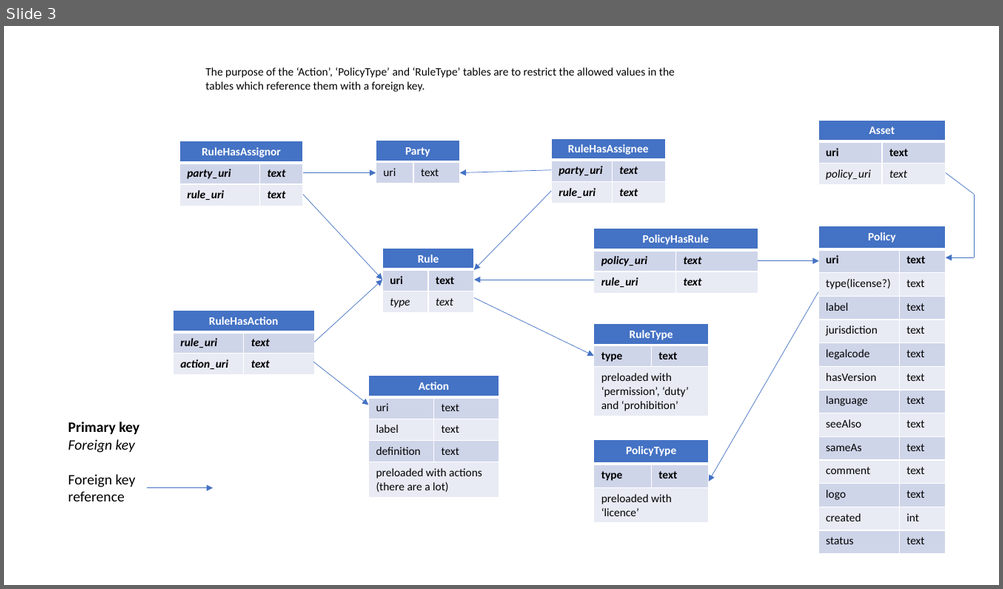
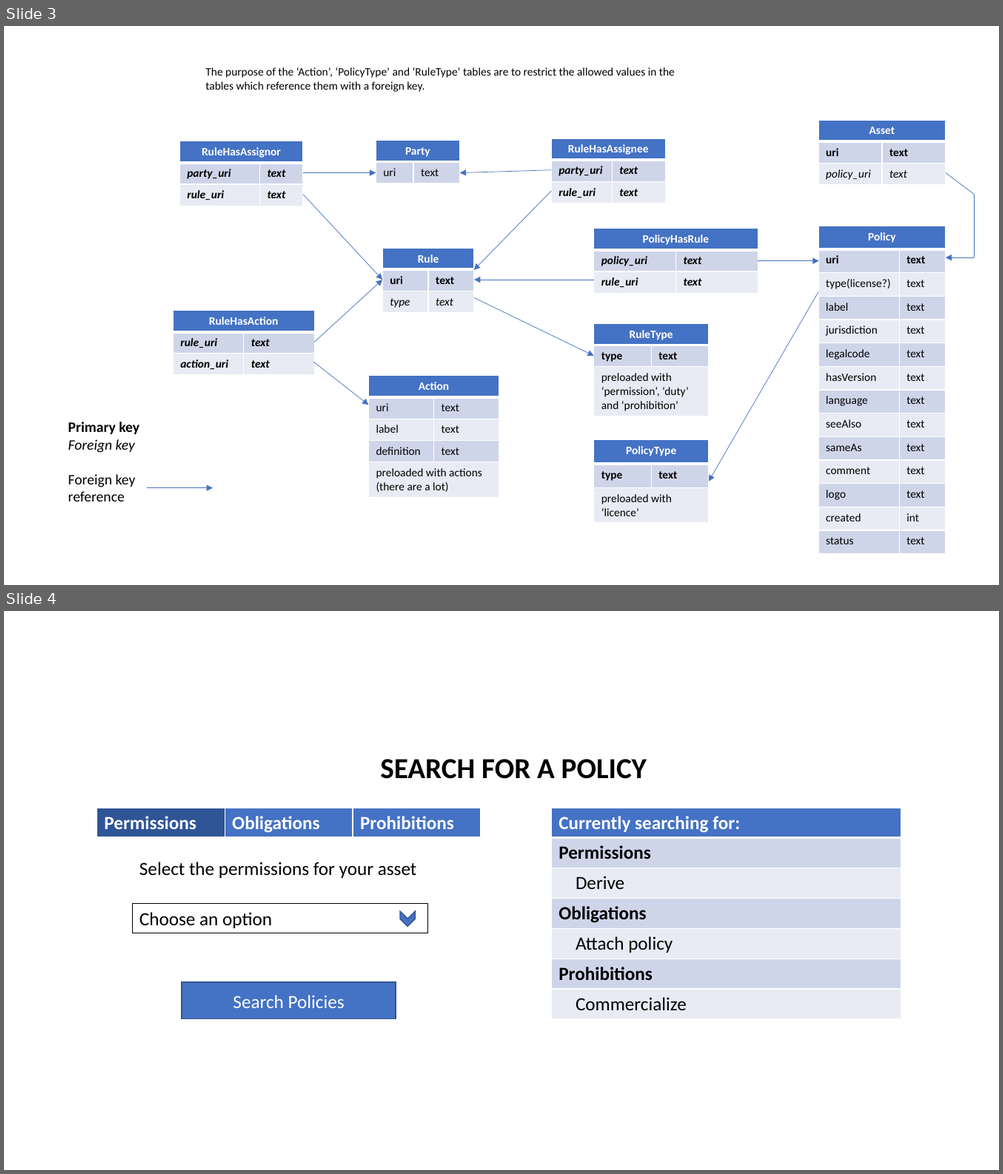
Before and after one commit to CSIRO-enviro-informatics/licences-catalogue, a slide deck: _docs/DataModel.pptx. Shown one above the other, each under a label of ours: slide 3 before the commit, slides 3 and 4 after it. The pictures are 1003x589 and 1003x1174 pixels, drawn with LibreOffice and Linux fonts; fonts in the diff are those of the drawing. Boxes give left, top, right and bottom in pixels: in the first picture for what was removed or moved away, otherwise in the second. Text is boxed around its words. In the diff, an @@ line names an element or a change of style, - is before the commit and + after.

Commit message:
Added mockup for policy search pages to _docs

```diff
--- a/_docs/DataModel.pptx
+++ b/_docs/DataModel.pptx
@@ slide 4 added at (4,611,999,1170), background #FFFFFF @@
@@ text added at (380,759,646,779), 28 pt, text #000000, bold @@
+SEARCH FOR A POLICY
@@ table added at (96,808,481,838), 1 rows, 3 columns @@
+Permissions | Obligations | Prohibitions
@@ table added at (551,808,901,1019), 7 rows, 1 columns @@
+Currently searching for:
+Permissions
+Derive
+Obligations
+Attach policy
+Prohibitions
+Commercialize
@@ text added at (139,862,417,878), 18 pt, text #000000 @@
+Select the permissions for your asset
@@ rectangle added at (132,903,428,934), outline #000000 0.75 pt, 18 pt, text #000000 @@
+Choose an option
@@ chevron added at (400,911,415,926), fill #4472C4, outline #325491 1 pt @@
@@ rectangle added at (182,982,395,1019), fill #4472C4, outline #325491 1 pt, 18 pt, text #FFFFFF @@
+Search Policies
```
Also in this commit, not shown: 1 other slide added.
